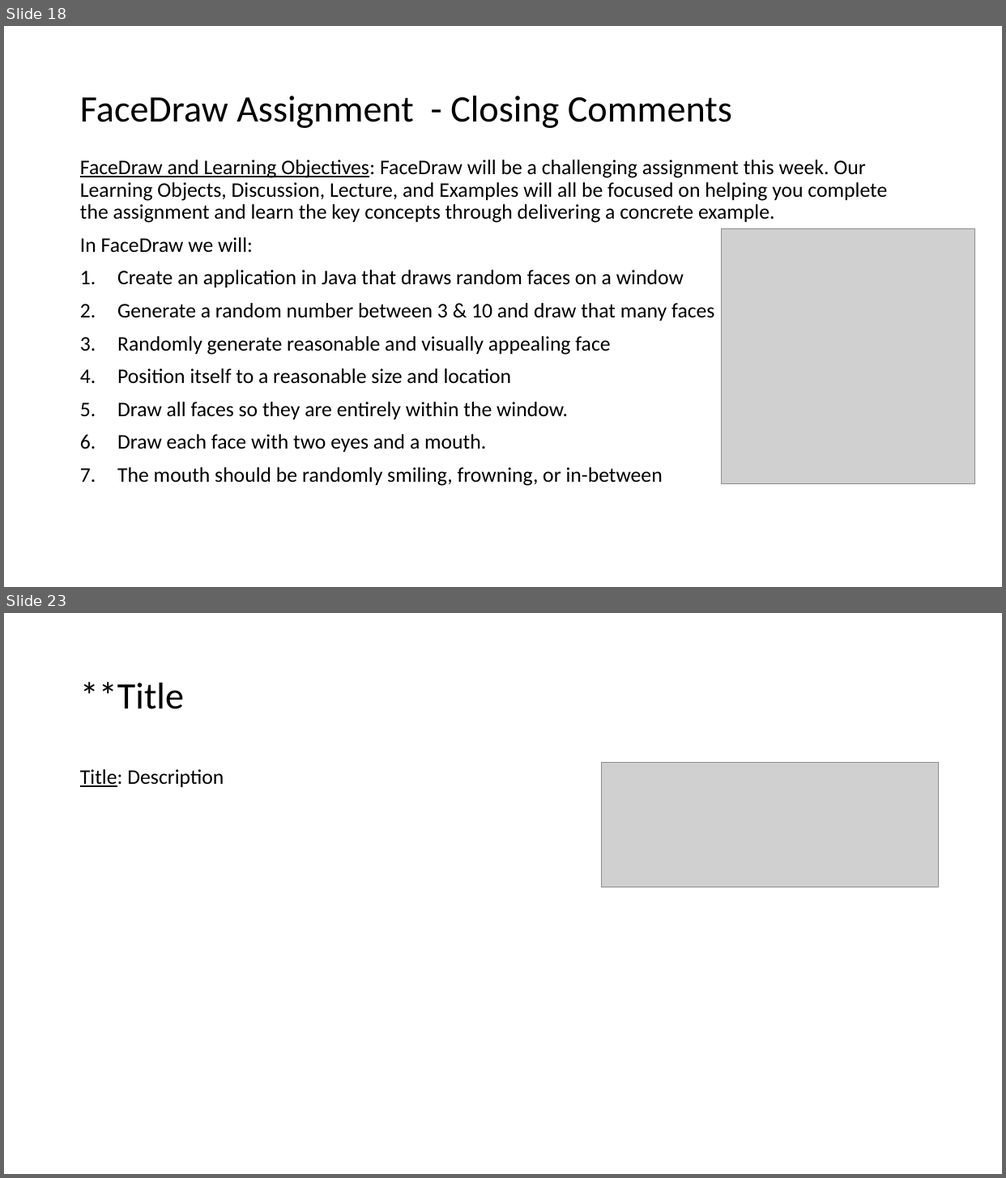
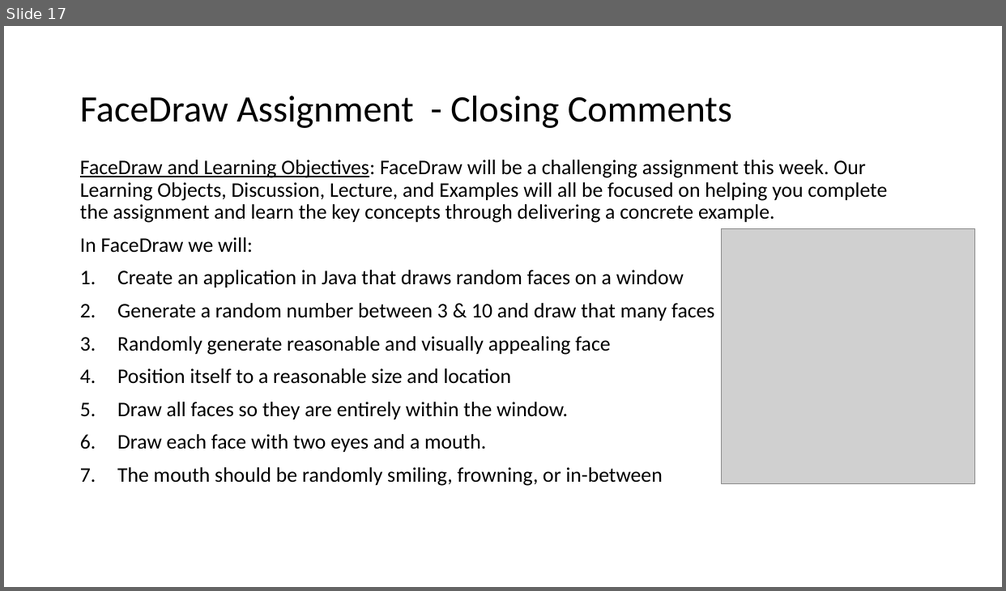
Before and after one commit to EricJPogue/www-epogue-info, a slide deck: CPSC-24500/Week03/2017SpringW03Slides.pptx. Shown one above the other, each under a label of ours: slides 18 and 23 before the commit, slide 17 after it; the slides between them are not shown. The pictures are 1006x1178 and 1006x591 pixels, drawn with LibreOffice and Linux fonts; fonts in the diff are those of the drawing; grey boxes stand for pictures. Boxes give left, top, right and bottom in pixels: in the first picture for what was removed or moved away, otherwise in the second. Text is boxed around its words. In the diff, an @@ line names an element or a change of style, - is before the commit and + after.

```diff
--- a/CPSC-24500/Week03/2017SpringW03Slides.pptx
+++ b/CPSC-24500/Week03/2017SpringW03Slides.pptx
@@ slide 23 removed at (4, 613, 1002, 1174), background #FFFFFF @@
@@ title removed at (80, 682, 184, 709) @@
-**Title
@@ text removed at (80, 769, 224, 787) @@
-Title: Description
@@ picture removed at (602, 763, 938, 888) @@
@@ what was slide 18 is now slide 17 @@
```
Also in this commit, not shown: 4 slides changed, 7 slides added, 1 other slide removed, 8 other files.
